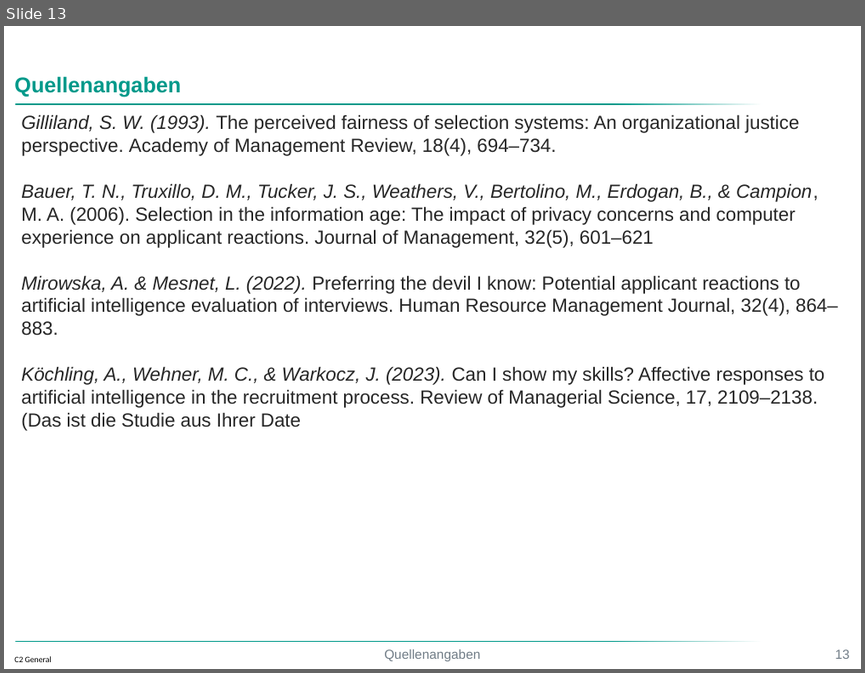
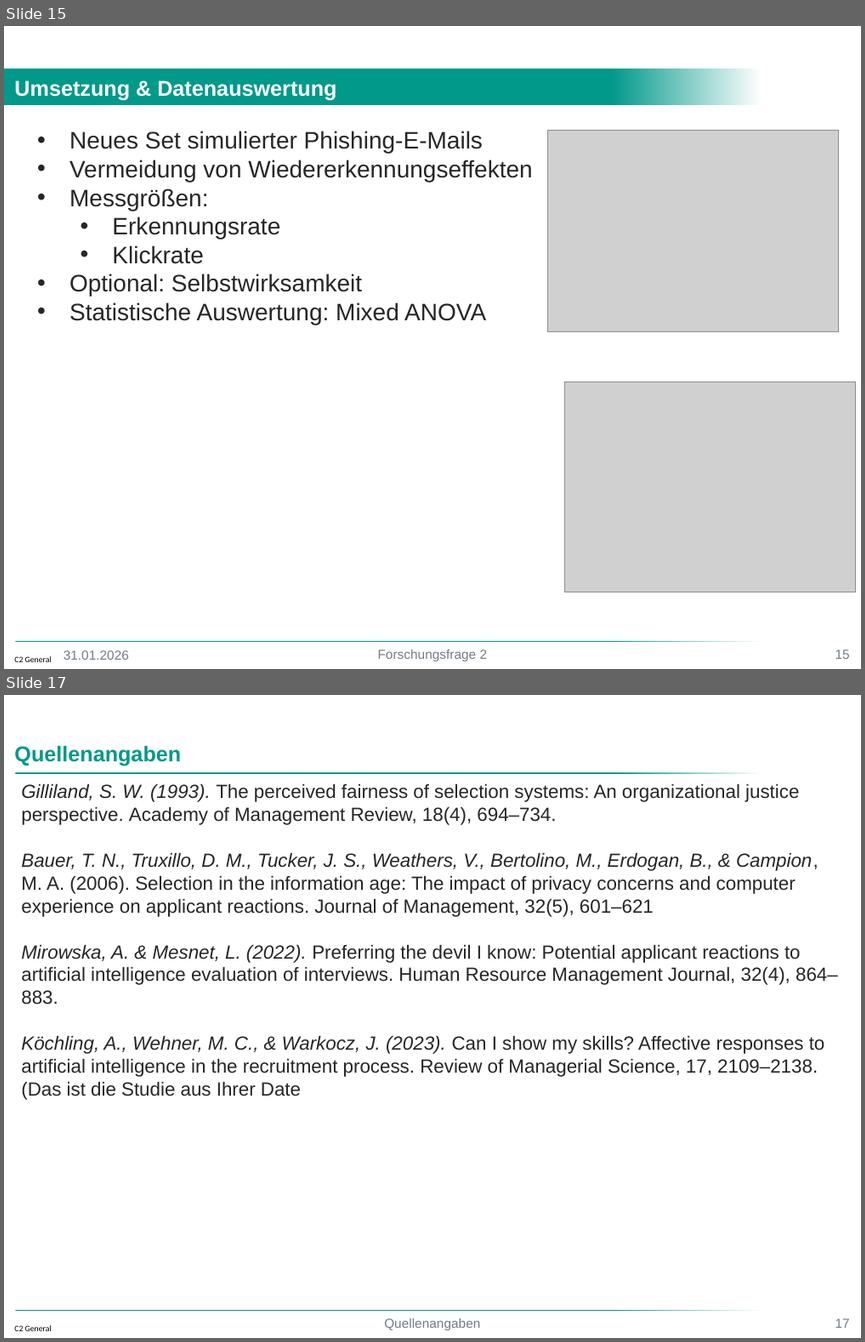
Before and after one commit to davinci05/ForschungsmethodenPPPUni, a slide deck: Forschungsmethoden.pptx. Shown one above the other, each under a label of ours: slide 13 before the commit, slides 15 and 17 after it; the slides between them are not shown. The pictures are 865x673 and 865x1342 pixels, drawn with LibreOffice and Linux fonts; fonts in the diff are those of the drawing; grey boxes stand for pictures; background and template pictures are left out. Boxes give left, top, right and bottom in pixels: in the first picture for what was removed or moved away, otherwise in the second. Text is boxed around its words. In the diff, an @@ line names an element or a change of style, - is before the commit and + after.

```diff
--- a/Forschungsmethoden.pptx
+++ b/Forschungsmethoden.pptx
@@ slide 15 added at [4,26,861,669], background #FFFFFF; not listed: 3 template elements that a slide beside it also shows @@
@@ rectangle added at [4,68,762,105], fill gradient #00998A to #FFFFFF @@
@@ text added at [14,80,336,101], 18 pt, text #FFFFFF, bold @@
+Umsetzung & Datenauswertung
@@ text added at [69,131,532,324], 20 pt, text #262626 @@
+• Neues Set simulierter Phishing-E-Mails
+• Vermeidung von Wiedererkennungseffekten
+• Messgrößen:
+  • Erkennungsrate
+  • Klickrate
+• Optional: Selbstwirksamkeit
+• Statistische Auswertung: Mixed ANOVA
@@ picture added at [548,130,839,332] @@
@@ picture added at [565,381,856,592] @@
@@ text added at [64,650,129,659], 11 pt, text #717D87 @@
+31.01.2026
@@ text added at [378,649,488,661], 11 pt, text #717D87 @@
+Forschungsfrage 2
@@ page number added at [835,649,850,658], 11 pt, text #717D87 @@
+15
@@ what was slide 13 is now slide 17 @@
@@ page number at [835,1318,850,1327]: text changed @@
-13
+17
```
Also in this commit, not shown: 13 slides changed, 2 other slides added, 1 other file.
